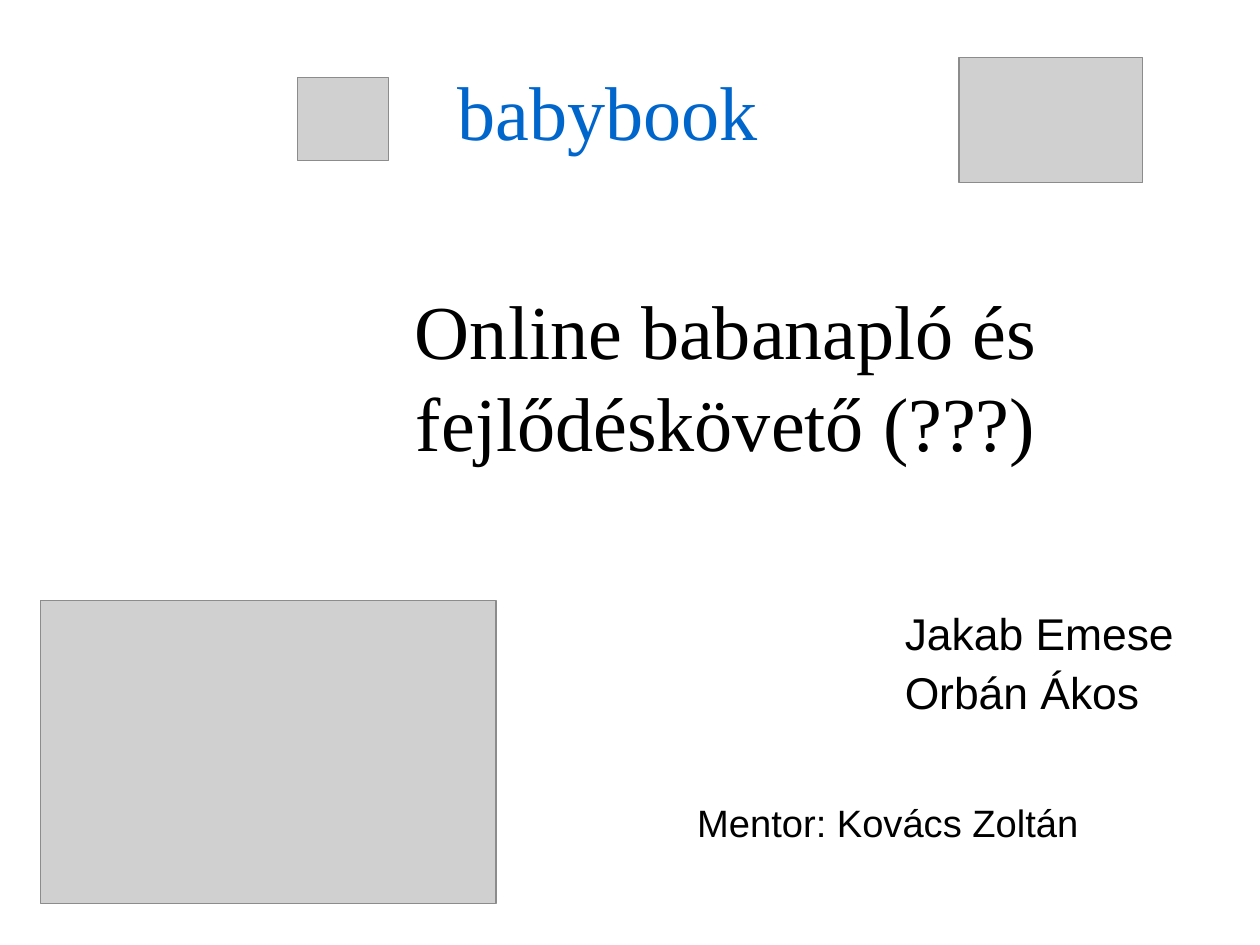
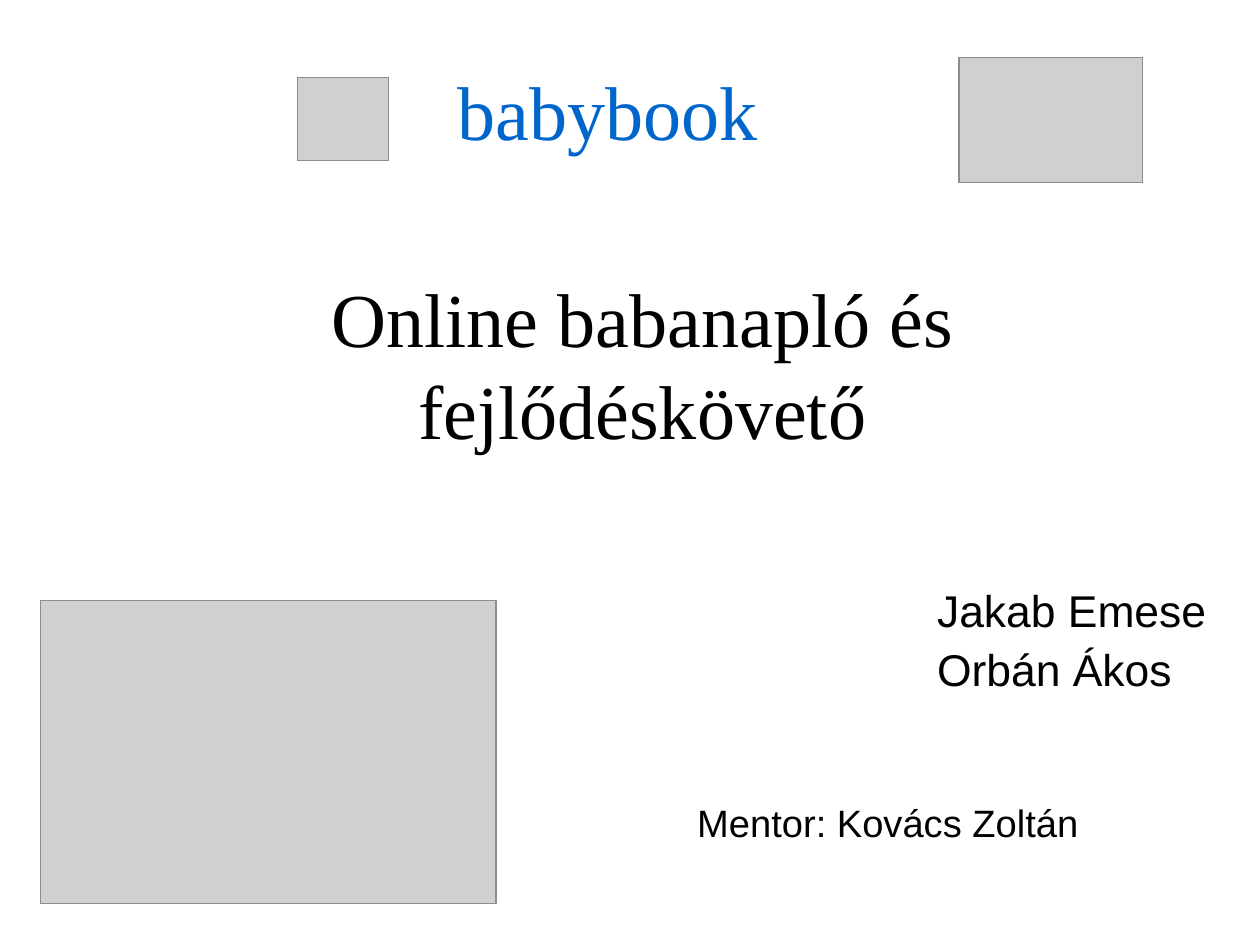
Before and after one commit to necrology27/babybook, a slide deck: slide 1 of prezentation/1. LeadingSoft_projekt.ppt. Drawn at 1260x945 pixels with LibreOffice and Linux fonts; fonts in the diff are those of the drawing; grey boxes stand for pictures; background and template pictures are left out. Boxes give left, top, right and bottom in pixels: in the first picture for what was removed or moved away, otherwise in the second. Text is boxed around its words. In the diff, an @@ line names an element or a change of style, - is before the commit and + after.

```diff
--- a/prezentation/1. LeadingSoft_projekt.ppt
+++ b/prezentation/1. LeadingSoft_projekt.ppt
@@ text at bbox=[331, 294, 952, 453]: text changed @@
-Online babanapló és fejlődéskövető (???)
+Online babanapló és fejlődéskövető
@@ text "Jakab Emese": place and size @@
-text "Jakab Emese" at bbox=[905, 617, 1174, 710]
+text "Jakab Emese" at bbox=[937, 594, 1206, 687]
```
Also in this commit, not shown: 6 other slides changed, 1 slide added, 1 slide removed, 5 other files.
